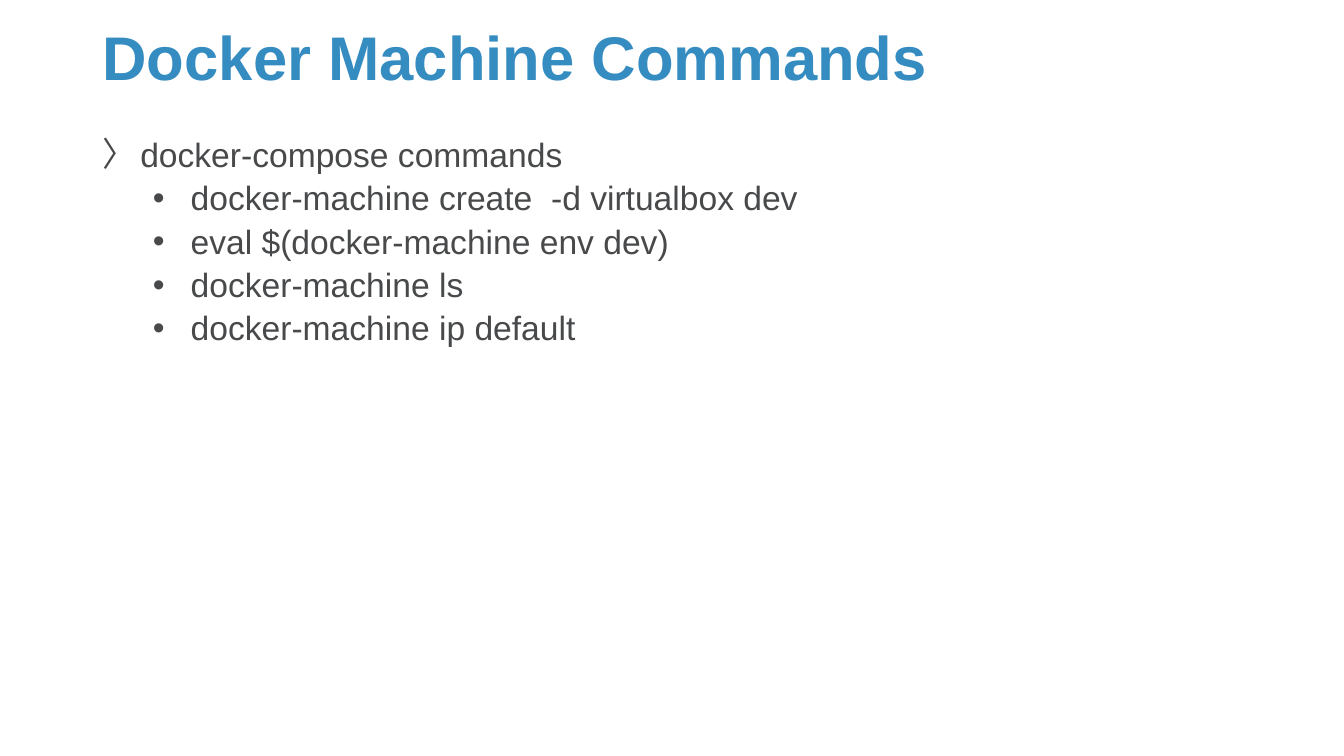
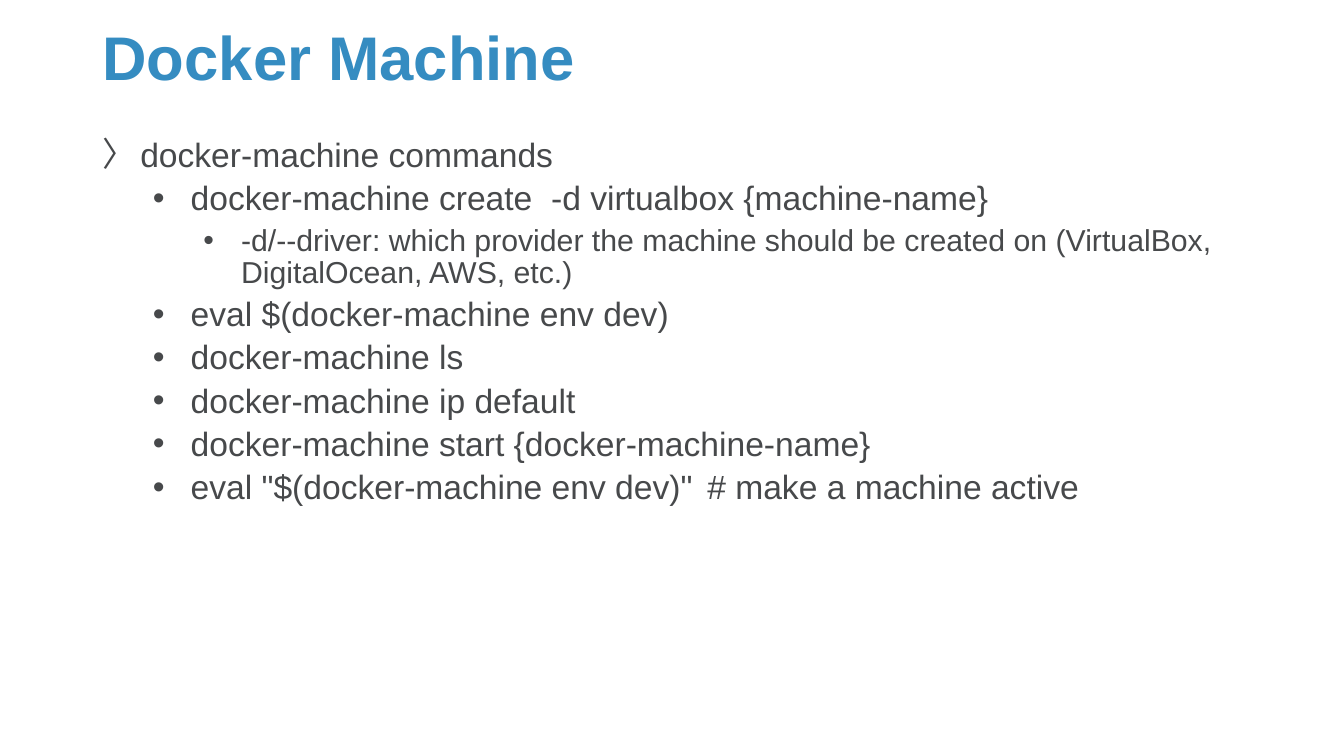
Before and after one commit to Sparks-Lu/TechNotes, a slide deck: slide 13 of Docker-Notes.pptx (slide 7 before the commit). Drawn at 1344x756 pixels with LibreOffice and Linux fonts; fonts in the diff are those of the drawing; background and template pictures are left out. Boxes give left, top, right and bottom in pixels: in the first picture for what was removed or moved away, otherwise in the second. Text is boxed around its words. In the diff, an @@ line names an element or a change of style, - is before the commit and + after.

```diff
--- a/Docker-Notes.pptx
+++ b/Docker-Notes.pptx
@@ title at [102,35,574,81]: text changed @@
-Docker Machine Commands
+Docker Machine
@@ text at [140,142,1212,290]: text changed; size 24 to 21.6 pt @@
-〉 docker-compose commands
-  • docker-machine create -d virtualbox dev
+〉 docker-machine commands
+  • docker-machine create -d virtualbox {machine-name}
+    • -d/--driver: which provider the machine should be created on (VirtualBox, DigitalOcean, AWS, etc.)
@@ text at [191,431,1079,506]: paragraphs added @@
+  • docker-machine start {docker-machine-name}
+  • eval "$(docker-machine env dev)" # make a machine active
```
Also in this commit, not shown: 4 other slides changed, 4 slides added, 3 other files.
